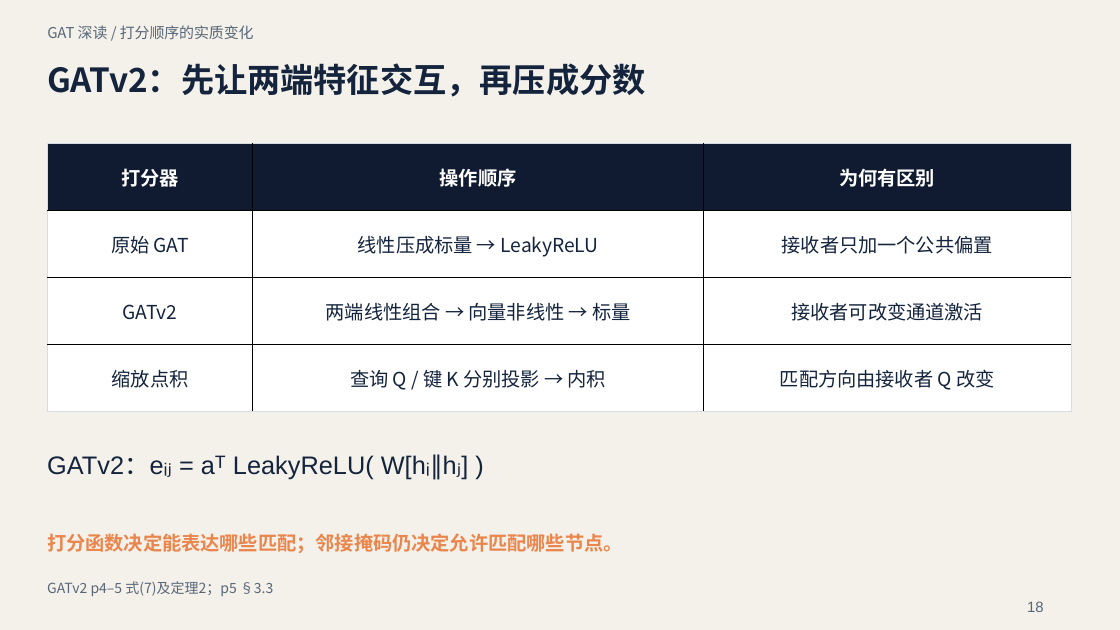
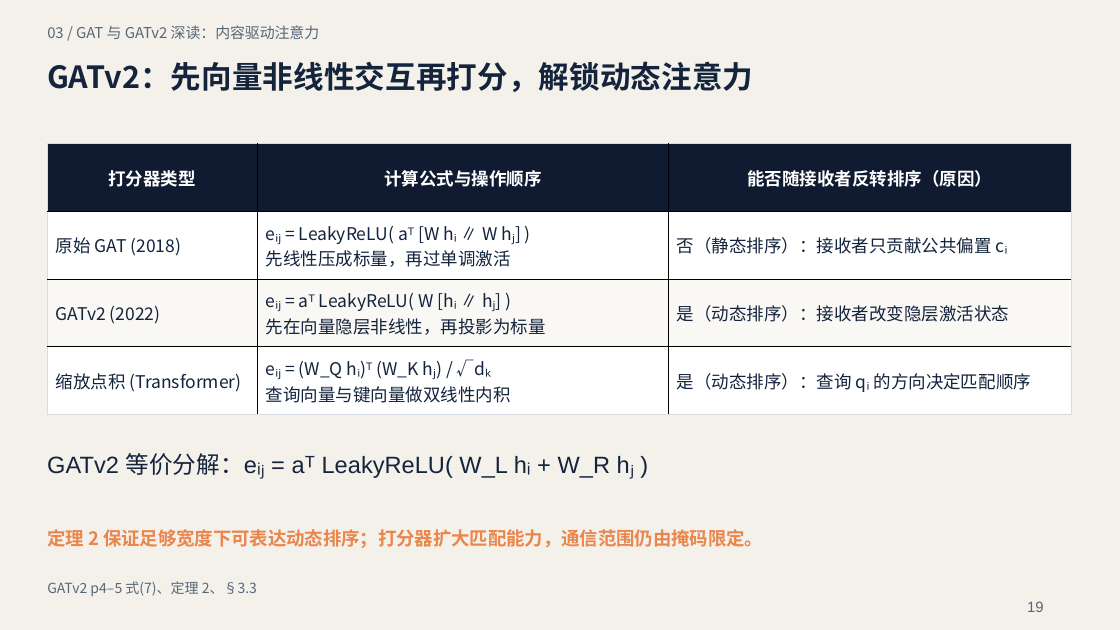
Before and after one commit to guozongzhi/GNN, a slide deck: slide 19 of outputs/presentations/GNN-原理与关键论文.pptx (slide 18 before the commit). Drawn at 1120x630 pixels with LibreOffice and Linux fonts; fonts in the diff are those of the drawing. Boxes give left, top, right and bottom in pixels: in the first picture for what was removed or moved away, otherwise in the second. Text is boxed around its words. In the diff, an @@ line names an element or a change of style, - is before the commit and + after.

```diff
--- a/outputs/presentations/GNN-原理与关键论文.pptx
+++ b/outputs/presentations/GNN-原理与关键论文.pptx
@@ text at [47,25,319,39]: text changed @@
-GAT 深读 / 打分顺序的实质变化
+03 / GAT 与 GATv2 深读：内容驱动注意力
@@ text at [47,61,753,92]: text changed; size 28.5 to 26.2 pt @@
-GATv2：先让两端特征交互，再压成分数
+GATv2：先向量非线性交互再打分，解锁动态注意力
@@ table at [47,144,1071,415] @@
-row 1: 打分器 | 操作顺序 | 为何有区别
+row 1: 打分器类型 | 计算公式与操作顺序 | 能否随接收者反转排序（原因）
-row 2: 原始 GAT | 线性压成标量 → LeakyReLU | 接收者只加一个公共偏置
+row 2: 原始 GAT (2018) | eᵢⱼ = LeakyReLU( aᵀ [W hᵢ ∥ W hⱼ] ) / 先线性压成标量，再过单调激活 | 否（静态排序）：接收者只贡献公共偏置 cᵢ
-row 3: GATv2 | 两端线性组合 → 向量非线性 → 标量 | 接收者可改变通道激活
+row 3: GATv2 (2022) | eᵢⱼ = aᵀ LeakyReLU( W [hᵢ ∥ hⱼ] ) / 先在向量隐层非线性，再投影为标量 | 是（动态排序）：接收者改变隐层激活状态
-row 4: 缩放点积 | 查询 Q / 键 K 分别投影 → 内积 | 匹配方向由接收者 Q 改变
+row 4: 缩放点积 (Transformer) | eᵢⱼ = (W_Q hᵢ)ᵀ (W_K hⱼ) / √dₖ / 查询向量与键向量做双线性内积 | 是（动态排序）：查询 qᵢ 的方向决定匹配顺序
@@ fill #FFFFFF to #FAF8F4 in row 3 @@
@@ text at [47,453,610,479]: text changed; size 21.8 to 20.2 pt @@
-GATv2：eᵢⱼ = aᵀ LeakyReLU( W[hᵢ∥hⱼ] )
+GATv2 等价分解：eᵢⱼ = aᵀ LeakyReLU( W_L hᵢ + W_R hⱼ )
@@ text at [47,529,763,548]: text changed; size 16.5 to 15.8 pt @@
-打分函数决定能表达哪些匹配；邻接掩码仍决定允许匹配哪些节点。
+定理 2 保证足够宽度下可表达动态排序；打分器扩大匹配能力，通信范围仍由掩码限定。
@@ text at [47,581,257,596]: text changed @@
-GATv2 p4–5 式(7)及定理2；p5 §3.3
+GATv2 p4–5 式(7)、定理 2、§3.3
@@ text at [1027,601,1044,612]: text changed @@
-18
+19
```
Also in this commit, not shown: 7 other slides changed, 25 slides added, 18 slides removed, 5 other files.
